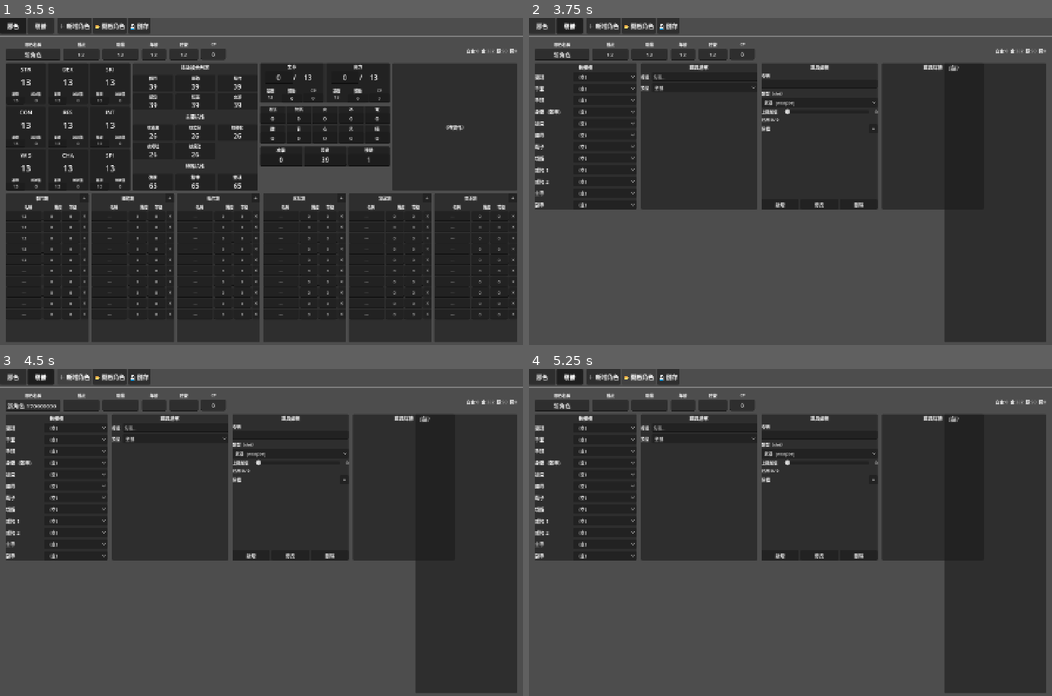
Above: before the commit, frames 1-4 (two rows, left to right).
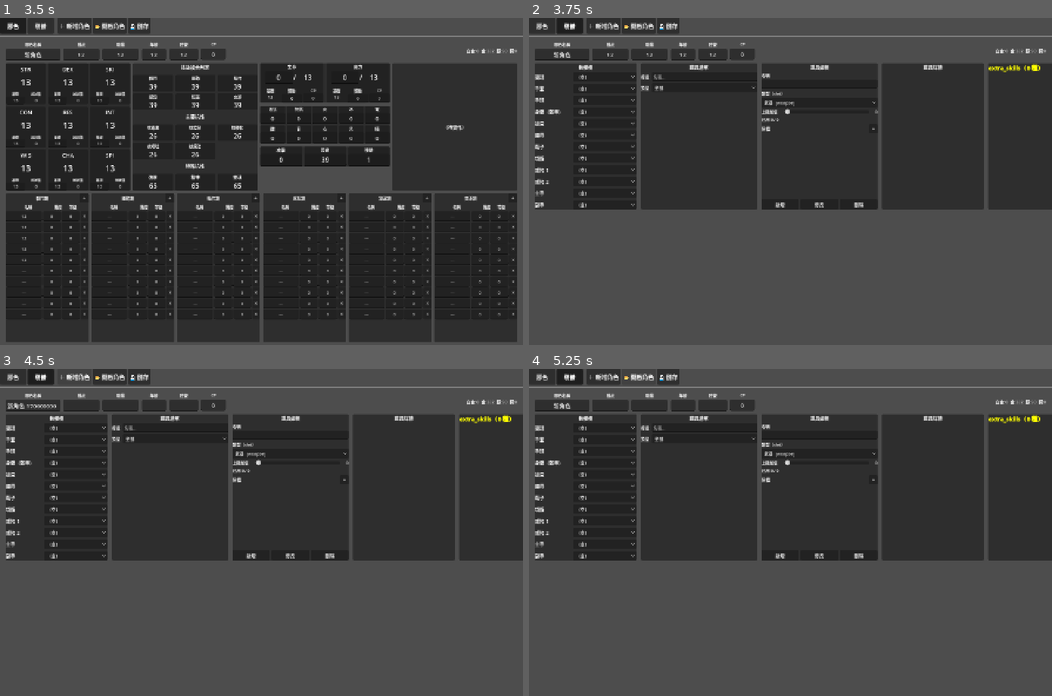
Above: after the commit, the same moments.

Repository: imo-ininder/trpg-sheet
Game: Godot game, scene res://scenes/MainScene.tscn
The game is run twice, just before and just after one commit, with the same random seed, the same clock (stepped at 60 frames per second) and the same inputs.
Inputs (mouse positions are in pixels of both pictures, inside the frame that each line leads up to):
- Up to frame 1 (3.5 s): click (83, 53) at 0.52 s; type "12" at 0.6 s; click (120, 53) at 0.75 s; type "12" at 0.83 s; click (151, 53) at 0.98 s; type "12" at 1.07 s; click (183, 53) at 1.27 s; type "12" at 1.35 s; click (26, 217) at 1.5 s; type "12" at 1.58 s; click (26, 227) at 1.73 s; type "12" at 1.82 s; click (26, 237) at 2.02 s; type "12" at 2.1 s; click (26, 250) at 2.25 s; type "12" at 2.33 s; click (26, 259) at 2.48 s; type "12" at 2.57 s; click "腳色" at 2.75 s
- Up to frame 2 (3.75 s): click "裝備" at 3.5 s
- Up to frame 3 (4.5 s): click "＋ 新增角色" at 4.25 s
- Up to frame 4 (5.25 s): click "📂 開啟角色" at 5 s

Frame 1 is identical in both runs. In frame 2, 8.8% of the frame differs, in the area x 79-100%, y 14-99%; in frame 3, 8.8%; in frame 4, 8.8%.

Commit message:
Add TODO.md

Diff:
--- a/scripts/CharacterSheet.gd
+++ b/scripts/CharacterSheet.gd
@@ -85,7 +85,7 @@
 	_page_equip.add_child(_equip_tab_panel)
 	_equip_tab_panel.equip_changed.connect(_recompute)
 
-	_build_special_abilities_section(_page_equip)
+	_build_special_abilities_section(_equip_tab_panel._main_hbox)
 
 func switch_tab(tab: String) -> void:
 	_page_char.visible  = (tab == "腳色")
@@ -892,7 +892,6 @@
 	flush_to_data()
 	var stats := StatEngine.compute(_data)
 	_apply_stats(stats)
-	_update_special_abilities()
 
 ## 將 StatEngine 輸出寫入所有唯讀顯示元件
 func _apply_stats(stats: Dictionary) -> void:
@@ -920,48 +919,45 @@
 	if _soul_labels.has("強韌"): _soul_labels["強韌"].text = str(stats.get("fortitude", 0))
 	if _soul_labels.has("精神"): _soul_labels["精神"].text = str(stats.get("spirit",    0))
 	if _soul_labels.has("靈魂"): _soul_labels["靈魂"].text = str(stats.get("soul",      0))
-
-## 更新特殊能力顯示（只顯示 affixes 描述，垂直列表）
-func _update_special_abilities() -> void:
+	_update_special_abilities(stats)
+
+## 更新特殊能力顯示
+func _update_special_abilities(stats: Dictionary) -> void:
 	if _data == null or _special_abilities_label == null:
 		return
 
+	var lines: Array = []
+
+	# ── DEBUG：extra_skills ──────────────────────────
+	var extra_skills: Dictionary = stats.get("extra_skills", {})
+	lines.append("[b][color=yellow]extra_skills（%d 種）[/color][/b]" % extra_skills.size())
+	for key in extra_skills:
+		lines.append("  • %s  ×%d" % [key, extra_skills[key]])
+
+	# ── special 效果（舊路徑，保留）────────────────────
 	var descriptions: Array = []
-
-	# 遍歷所有裝備槽
 	for slot in _data.equipment:
 		var item_id: String = _data.equipment[slot]
-		if item_id == "":
-			continue
-
-		# 找到對應道具
+		if item_id == "": continue
 		var item: Dictionary = {}
 		for it in _data.item_library:
 			if it.get("id", "") == item_id:
 				item = it
 				break
-
-		if item.is_empty():
-			continue
-
-		# 檢查每個 mod 是否為 special
+		if item.is_empty(): continue
 		for mod in item.get("mods", []):
-			var affix_id: String = mod.get("affix_id", "")
+			var affix := AffixLibrary.get_affix(mod.get("affix_id", ""))
+			if affix == null: continue
 			var cost: int = mod.get("cost", 0)
-
-			var affix := AffixLibrary.get_affix(affix_id)
-			if affix == null:
-				continue
-
 			if affix.is_special(cost):
-				var description := affix.get_description(cost)
-				descriptions.append(description)
-
-	# 組裝顯示文字（只顯示 description，垂直列表）
-	if descriptions.is_empty():
-		_special_abilities_label.text = "[color=gray][i]（無）[/i][/color]"
-	else:
-		_special_abilities_label.text = "\n\n".join(descriptions)
+				descriptions.append(affix.get_description(cost))
+
+	if not descriptions.is_empty():
+		lines.append("")
+		lines.append_array(descriptions)
+
+	_special_abilities_label.text = "\n".join(lines) if not lines.is_empty() \
+		else "[color=gray][i]（無）[/i][/color]"
 
 # ── 資料載入 / 回寫 ───────────────────────────────
 func load_data(data: CharacterData) -> void:
--- a/scripts/ui/EquipTabPanel.gd
+++ b/scripts/ui/EquipTabPanel.gd
@@ -20,6 +20,7 @@
 var _item_mods_vb: VBoxContainer
 var _item_mod_rows: Array = []          # [{affix_opt, tier_opt, row}]
 var _item_viewer_label: RichTextLabel
+var _main_hbox: HBoxContainer
 var _max_bonus_slider: HSlider
 var _max_bonus_val_lbl: Label
 var _budget_label: Label
@@ -37,15 +38,15 @@
 
 # ── 建立 UI ───────────────────────────────────────
 func _build_ui() -> void:
-	var hbox = HBoxContainer.new()
-	hbox.add_theme_constant_override("separation", 12)
-	hbox.size_flags_horizontal = Control.SIZE_EXPAND_FILL
-	hbox.size_flags_vertical   = Control.SIZE_EXPAND_FILL
-	add_child(hbox)
-	_build_slots_panel(hbox)
-	_build_list_panel(hbox)
-	_build_editor_panel(hbox)
-	_build_viewer_panel(hbox)
+	_main_hbox = HBoxContainer.new()
+	_main_hbox.add_theme_constant_override("separation", 12)
+	_main_hbox.size_flags_horizontal = Control.SIZE_EXPAND_FILL
+	_main_hbox.size_flags_vertical   = Control.SIZE_EXPAND_FILL
+	add_child(_main_hbox)
+	_build_slots_panel(_main_hbox)
+	_build_list_panel(_main_hbox)
+	_build_editor_panel(_main_hbox)
+	_build_viewer_panel(_main_hbox)
 
 # ── 左側：裝備槽 ──────────────────────────────────
 func _build_slots_panel(parent: HBoxContainer) -> void:
Not shown, added: TODO.md
